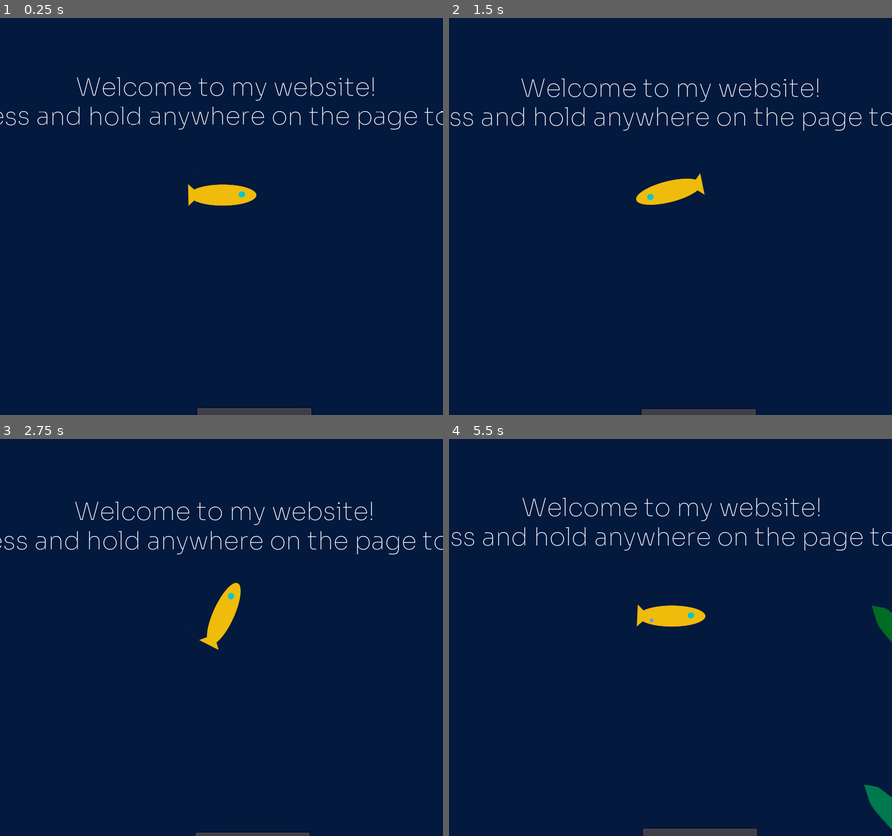
Above: before the commit, frames 1-4 (two rows, left to right).
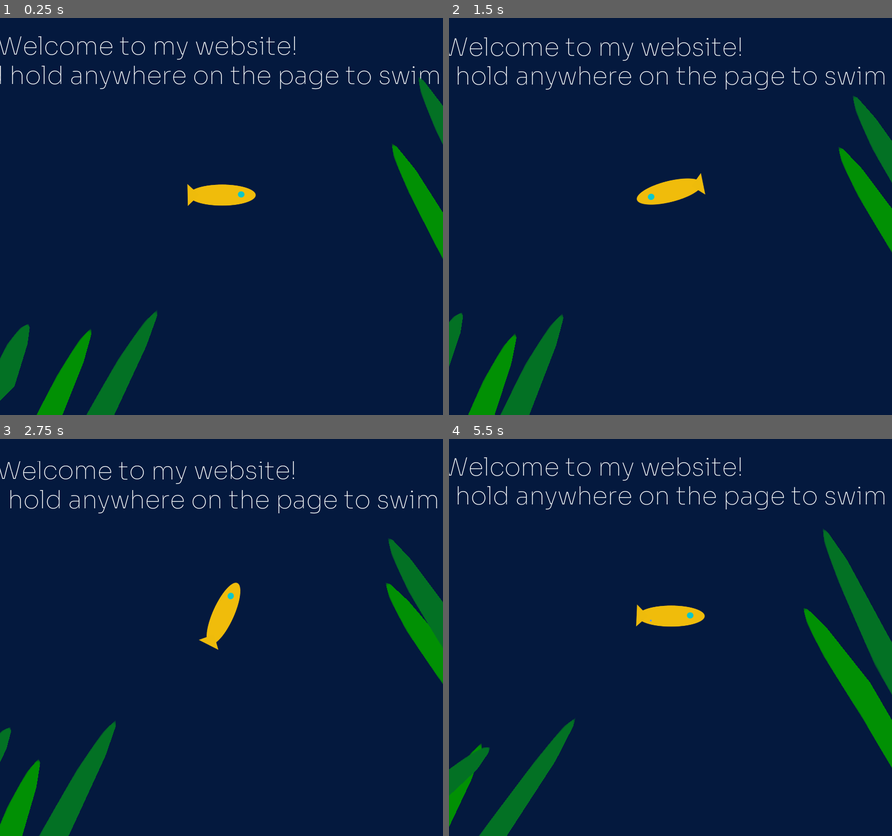
Above: after the commit, the same moments.

Repository: dchicchon/game_portfolio
Game: Godot game, scene res://scenes/Main.tscn
The game is run twice, just before and just after one commit, with the same random seed, the same clock (stepped at 60 frames per second) and the same inputs.
Inputs (mouse positions are in pixels of both pictures, inside the frame that each line leads up to):
- Up to frame 1 (0.25 s): no input
- Up to frame 2 (1.5 s): move the mouse to (767, 172) at 0.52 s; click (767, 172) at 0.67 s; move the mouse to (581, 216) at 1.27 s; click (581, 216) at 1.42 s
- Up to frame 3 (2.75 s): move the mouse to (265, 518) at 2.02 s; click (265, 518) at 2.17 s
- Up to frame 4 (5.5 s): move the mouse to (648, 701) at 2.77 s; click (648, 701) at 2.92 s; move the mouse to (803, 681) at 3.52 s; click (803, 681) at 3.67 s; move the mouse to (537, 546) at 4.27 s; click (537, 546) at 4.42 s; move the mouse to (692, 613) at 5.02 s; click (692, 613) at 5.17 s

The runs differ from the first frame. In frame 1, 7.2% of the frame differs, in the area x 0-100%, y 4-100%; in frame 2, 7.0%; in frame 3, 7.2%; in frame 4, 9.2%.

Commit message:
update to latest

Diff:
--- a/portfolio_godot/project.godot
+++ b/portfolio_godot/project.godot
@@ -16,9 +16,8 @@
 
 [display]
 
-window/size/width=1080
-window/size/height=1080
-window/size/fullscreen=true
+window/size/width=1000
+window/size/height=1000
 window/handheld/orientation="portrait"
 window/stretch/mode="2d"
 window/stretch/aspect="expand"
--- a/portfolio_godot/scenes/AnimationPlayer.gd
+++ b/portfolio_godot/scenes/AnimationPlayer.gd
@@ -2,8 +2,6 @@
 
 # Called when the node enters the scene tree for the first time.
 func _ready():
-	var end_seconds = get_current_animation_length()
-	var seconds = rand_range(0.0, 10.0)
-	print(seconds)
-	stop()
-	#seek(seconds, true)
+	play("seaweed_move")
+	var seconds = rand_range(0.0, 5.0)
+	seek(seconds, true)
--- /dev/null
+++ b/portfolio_godot/scenes/Block.tscn
@@ -0,0 +1,17 @@
+[gd_scene load_steps=3 format=2]
+
+[ext_resource path="res://colors/green.png" type="Texture" id=1]
+
+[sub_resource type="RectangleShape2D" id=1]
+extents = Vector2( 83.5, 493.5 )
+
+[node name="StaticBody2D" type="StaticBody2D"]
+collision_mask = 0
+
+[node name="CollisionShape2D" type="CollisionShape2D" parent="."]
+position = Vector2( -1.5, -0.5 )
+shape = SubResource( 1 )
+
+[node name="Sprite" type="Sprite" parent="."]
+scale = Vector2( 0.344342, 1.97919 )
+texture = ExtResource( 1 )
--- /dev/null
+++ b/portfolio_godot/scenes/FPS.gd
@@ -0,0 +1,4 @@
+extends Label
+
+func _process(_delta):
+	set_text(str(Engine.get_frames_per_second()))
--- a/portfolio_godot/scenes/Fish.tscn
+++ b/portfolio_godot/scenes/Fish.tscn
@@ -88,4 +88,5 @@
 emission_shape = 2
 emission_rect_extents = Vector2( 4, 1 )
 gravity = Vector2( 0, 30 )
+scale_amount = 0.5
 color = Color( 0.521569, 0.858824, 0.901961, 1 )
--- a/portfolio_godot/scenes/Main.tscn
+++ b/portfolio_godot/scenes/Main.tscn
@@ -6,7 +6,11 @@
 [ext_resource path="res://scenes/Player.tscn" type="PackedScene" id=4]
 [ext_resource path="res://scenes/Background.tscn" type="PackedScene" id=5]
 [ext_resource path="res://scenes/School.tscn" type="PackedScene" id=6]
-[ext_resource path="res://scenes/Seaweed.tscn" type="PackedScene" id=7]
+[ext_resource path="res://scenes/SeaweedPatch.tscn" type="PackedScene" id=7]
+[ext_resource path="res://scenes/Block.tscn" type="PackedScene" id=8]
+
+[sub_resource type="Theme" id=7]
+default_font = ExtResource( 3 )
 
 [sub_resource type="Curve2D" id=5]
 _data = {
@@ -18,9 +22,6 @@
 "points": PoolVector2Array( 0, 0, 0, 0, 2056, 16, 0, 0, 0, 0, 1448, 16, 0, 0, 0, 0, 1520, 3432, 0, 0, 0, 0, 2048, 3440, 0, 0, 0, 0, 2056, 16 )
 }
 
-[sub_resource type="Theme" id=7]
-default_font = ExtResource( 3 )
-
 [node name="Game" type="Node2D"]
 script = ExtResource( 2 )
 school_scene = ExtResource( 6 )
@@ -30,8 +31,101 @@
 scale = Vector2( 5.39567, 2.82496 )
 
 [node name="Player" parent="." instance=ExtResource( 4 )]
-position = Vector2( 500, 336 )
+position = Vector2( 543, 325 )
 z_index = 1
+
+[node name="Text" type="Control" parent="."]
+margin_right = 1416.0
+margin_bottom = 1216.0
+theme = SubResource( 7 )
+
+[node name="Label3" type="Label" parent="Text"]
+margin_left = 220.0
+margin_top = 90.0
+margin_right = 656.0
+margin_bottom = 136.0
+text = "Welcome to my website!"
+
+[node name="Control" parent="Text" instance=ExtResource( 1 )]
+margin_left = 465.0
+margin_top = 646.0
+margin_right = -896.0
+margin_bottom = -550.0
+
+[node name="Label" type="Label" parent="Text"]
+margin_left = 59.0
+margin_top = 132.0
+margin_right = 871.0
+margin_bottom = 178.0
+text = "Press and hold anywhere on the page to swim"
+
+[node name="left bound" parent="." instance=ExtResource( 8 )]
+position = Vector2( -35, 496 )
+scale = Vector2( 0.399999, 1 )
+
+[node name="right bound" parent="." instance=ExtResource( 8 )]
+position = Vector2( 1182, 528 )
+scale = Vector2( 0.311261, 1.33617 )
+
+[node name="seaweedPatches" type="Node2D" parent="."]
+
+[node name="SeaweedPatch5" parent="seaweedPatches" instance=ExtResource( 7 )]
+position = Vector2( -50.9999, 1292 )
+rotation = 0.639268
+scale = Vector2( 1, 2.12509 )
+
+[node name="SeaweedPatch6" parent="seaweedPatches" instance=ExtResource( 7 )]
+position = Vector2( 14.0001, 2792 )
+rotation = 0.496768
+scale = Vector2( 1, 2.12509 )
+
+[node name="SeaweedPatch7" parent="seaweedPatches" instance=ExtResource( 7 )]
+position = Vector2( 608, 2787 )
+rotation = 0.19409
+scale = Vector2( 1, 2.12509 )
+
+[node name="SeaweedPatch8" parent="seaweedPatches" instance=ExtResource( 7 )]
+position = Vector2( 526, 2626 )
+rotation = -0.121513
+scale = Vector2( 1, 0.908784 )
+
+[node name="SeaweedPatch9" parent="seaweedPatches" instance=ExtResource( 7 )]
+position = Vector2( 703, 2609 )
+rotation = 0.594801
+scale = Vector2( 1, 0.908784 )
+
+[node name="SeaweedPatch10" parent="seaweedPatches" instance=ExtResource( 7 )]
+position = Vector2( 991, 2632 )
+rotation = 0.636373
+scale = Vector2( 1, 0.908784 )
+
+[node name="SeaweedPatch" parent="seaweedPatches" instance=ExtResource( 7 )]
+position = Vector2( 27, 887 )
+rotation = 0.797195
+
+[node name="SeaweedPatch2" parent="seaweedPatches" instance=ExtResource( 7 )]
+position = Vector2( 1215, 602 )
+rotation = -0.369071
+
+[node name="SeaweedPatch3" parent="seaweedPatches" instance=ExtResource( 7 )]
+position = Vector2( 1201, 942 )
+rotation = -0.369071
+scale = Vector2( 1, 1.94216 )
+
+[node name="SeaweedPatch4" parent="seaweedPatches" instance=ExtResource( 7 )]
+position = Vector2( 1247, 904 )
+rotation = -0.14451
+scale = Vector2( 1, 1.94216 )
+
+[node name="SeaweedPatch12" parent="seaweedPatches" instance=ExtResource( 7 )]
+position = Vector2( 1219, 1552 )
+rotation = -0.515128
+scale = Vector2( 1, 1.94216 )
+
+[node name="SeaweedPatch11" parent="seaweedPatches" instance=ExtResource( 7 )]
+position = Vector2( 991, 2632 )
+rotation = 0.0781024
+scale = Vector2( 1, 1.0527 )
 
 [node name="LeftSchoolPath" type="Path2D" parent="."]
 position = Vector2( -179, 2 )
@@ -42,9 +136,6 @@
 position = Vector2( -359.626, 0 )
 rotate = false
 
-[node name="StartTimer" type="Timer" parent="."]
-autostart = true
-
 [node name="RightSchoolPath" type="Path2D" parent="."]
 curve = SubResource( 6 )
 
@@ -52,59 +143,8 @@
 position = Vector2( 2056, 16 )
 rotate = false
 
-[node name="UI" type="Control" parent="."]
-margin_right = 1416.0
-margin_bottom = 1216.0
-theme = SubResource( 7 )
-
-[node name="Control" parent="UI" instance=ExtResource( 1 )]
-margin_left = 465.0
-margin_top = 646.0
-margin_right = -896.0
-margin_bottom = -550.0
-
-[node name="Welcome" type="Container" parent="UI"]
-margin_left = 265.0
-margin_top = 162.0
-margin_right = 988.0
-margin_bottom = 305.0
-
-[node name="Label3" type="Label" parent="UI/Welcome"]
-margin_left = 25.0
-margin_top = -2.0
-margin_right = 461.0
-margin_bottom = 44.0
-text = "Welcome to my website!"
-
-[node name="Label" type="Label" parent="UI/Welcome"]
-margin_left = -136.0
-margin_top = 40.0
-margin_right = 237.0
-margin_bottom = 61.0
-text = "Press and hold anywhere on the page to swim"
-
-[node name="seaweed_dark" parent="." instance=ExtResource( 7 )]
-modulate = Color( 0.0235294, 0.678431, 0.278431, 1 )
-position = Vector2( 588, 211 )
-rotation = -0.374787
-scale = Vector2( 1.0488, 1.88528 )
-
-[node name="seaweed_dark2" parent="." instance=ExtResource( 7 )]
-modulate = Color( 0.0235294, 0.678431, 0.278431, 1 )
-position = Vector2( 596, 613 )
-rotation = -0.374787
-scale = Vector2( 1.0488, 1.88528 )
-
-[node name="seaweed_light" parent="." instance=ExtResource( 7 )]
-modulate = Color( 0.0392157, 0.760784, 0.607843, 1 )
-position = Vector2( 577, 469 )
-rotation = -0.374787
-scale = Vector2( 1.0488, 1.88528 )
-
-[node name="seaweed_light2" parent="." instance=ExtResource( 7 )]
-modulate = Color( 0.0392157, 0.760784, 0.607843, 1 )
-position = Vector2( 716, 566 )
-rotation = -0.374787
-scale = Vector2( 1.0488, 1.88528 )
+[node name="StartTimer" type="Timer" parent="."]
+wait_time = 2.0
+autostart = true
 
 [connection signal="timeout" from="StartTimer" to="." method="_on_StartTimer_timeout"]
--- a/portfolio_godot/scenes/Node2D.gd
+++ b/portfolio_godot/scenes/Node2D.gd
@@ -1,5 +1,5 @@
 
 extends Node2D
 
-func _process(delta):
+func _process(_delta):
 	global_rotation = 0;
--- a/portfolio_godot/scenes/Platform.tscn
+++ b/portfolio_godot/scenes/Platform.tscn
@@ -5,7 +5,7 @@
 [sub_resource type="RectangleShape2D" id=1]
 extents = Vector2( 250, 62.5001 )
 
-[node name="RigidBody2D" type="StaticBody2D"]
+[node name="Platform" type="StaticBody2D"]
 scale = Vector2( 0.639999, 0.639999 )
 
 [node name="Sprite" type="Sprite" parent="."]
--- a/portfolio_godot/scenes/Player.gd
+++ b/portfolio_godot/scenes/Player.gd
@@ -8,9 +8,6 @@
 var speed = 0
 var max_speed = 110
 var acceleration = 200
-
-#func _ready():
-#	$SpeedNode/Speed.text = var2str(player_velocity)
 
 func move_tail_animation():
 	tail_animation.play("swim")
--- a/portfolio_godot/scenes/Player.tscn
+++ b/portfolio_godot/scenes/Player.tscn
@@ -1,8 +1,7 @@
-[gd_scene load_steps=5 format=2]
+[gd_scene load_steps=4 format=2]
 
 [ext_resource path="res://scenes/Fish.tscn" type="PackedScene" id=1]
 [ext_resource path="res://scenes/Player.gd" type="Script" id=2]
-[ext_resource path="res://scenes/SpeedNode.gd" type="Script" id=3]
 
 [sub_resource type="CapsuleShape2D" id=1]
 radius = 45.3429
@@ -30,22 +29,12 @@
 self_modulate = Color( 1, 0.784314, 0.0470588, 1 )
 
 [node name="Camera2D" type="Camera2D" parent="."]
+position = Vector2( 40, 0 )
 current = true
 limit_left = 0
 limit_top = 0
-limit_right = 1000
+limit_right = 1153
 limit_bottom = 2500
 editor_draw_limits = true
 
-[node name="SpeedNode" type="Node2D" parent="."]
-position = Vector2( -960, -56 )
-script = ExtResource( 3 )
-
-[node name="Speed" type="Label" parent="."]
-margin_left = -1680.0
-margin_top = -72.0
-margin_right = -240.0
-margin_bottom = -42.0
-text = "testing"
-
 [editable path="Fish"]
--- a/portfolio_godot/scenes/School.gd
+++ b/portfolio_godot/scenes/School.gd
@@ -4,7 +4,7 @@
 export var color2 = Color()
 export var color3 = Color()
 export var scale_min = 0.05
-export var scale_max = 1
+export var scale_max = 1.00
 export var speed_min = 150.0
 export var speed_max = 200.0
 
--- a/portfolio_godot/scenes/School.tscn
+++ b/portfolio_godot/scenes/School.tscn
@@ -17,6 +17,7 @@
 color2 = Color( 0.0470588, 0.592157, 0.517647, 1 )
 color3 = Color( 0.0352941, 0.584314, 0.8, 1 )
 scale_min = 0.1
+scale_max = 0.9
 speed_min = 100.0
 speed_max = 150.0
 
--- a/portfolio_godot/scenes/Seaweed.gd
+++ /dev/null
@@ -1,8 +0,0 @@
-extends Node2D
-
-# Called every frame. 'delta' is the elapsed time since the previous frame.
-#func _process(delta):
-#	pass
-
-func _ready():
-	pass
--- a/portfolio_godot/scenes/Seaweed.tscn
+++ b/portfolio_godot/scenes/Seaweed.tscn
@@ -1,8 +1,7 @@
-[gd_scene load_steps=6 format=2]
+[gd_scene load_steps=5 format=2]
 
 [ext_resource path="res://assets/seaweed.png" type="Texture" id=1]
 [ext_resource path="res://scenes/AnimationPlayer.gd" type="Script" id=2]
-[ext_resource path="res://scenes/Seaweed.gd" type="Script" id=3]
 
 [sub_resource type="Animation" id=2]
 length = 0.001
@@ -109,21 +108,20 @@
 "values": [ 15.1336, -42.0879, 26.4442 ]
 }
 
-[node name="Node" type="Node2D"]
+[node name="Seaweed" type="Node2D"]
 
 [node name="Seaweed" type="Polygon2D" parent="."]
 position = Vector2( -32, 2 )
 texture = ExtResource( 1 )
 skeleton = NodePath("../Skeleton2D")
-polygon = PoolVector2Array( 263.863, 75.4352, 252.85, 89.5322, 247.564, 129.62, 248.004, 166.184, 246.683, 217.726, 247.123, 280.281, 248.445, 334.466, 248.445, 405.391, 248.445, 461.779, 250.207, 485.567, 256.815, 494.378, 269.59, 494.378, 280.163, 485.567, 282.366, 462.66, 281.925, 405.391, 280.163, 335.788, 281.925, 282.043, 283.247, 218.607, 282.366, 166.625, 281.925, 127.858, 276.198, 89.5322 )
-uv = PoolVector2Array( 263.863, 75.4352, 252.85, 89.5322, 247.564, 129.62, 248.004, 166.184, 246.683, 217.726, 247.123, 280.281, 248.445, 334.466, 248.445, 405.391, 248.445, 461.779, 250.207, 485.567, 256.815, 494.378, 269.59, 494.378, 280.163, 485.567, 282.366, 462.66, 281.925, 405.391, 280.163, 335.788, 281.925, 282.043, 283.247, 218.607, 282.366, 166.625, 281.925, 127.858, 276.198, 89.5322 )
+polygon = PoolVector2Array( 265.607, 72.8393, 258.111, 77.9367, 252.114, 95.7778, 246.867, 137.757, 248.066, 207.622, 247.514, 307.271, 248.114, 361.244, 247.676, 439.402, 247.526, 483.33, 255.022, 492.625, 270.315, 493.825, 279.91, 484.38, 281.709, 437.453, 281.859, 360.542, 281.391, 305.274, 280.912, 206.451, 281.727, 136.308, 276.33, 94.6288, 269.583, 77.0876 )
+uv = PoolVector2Array( 265.607, 72.8393, 258.111, 77.9367, 252.114, 95.7778, 246.867, 137.757, 248.066, 207.622, 247.514, 307.271, 248.114, 361.244, 247.676, 439.402, 247.526, 483.33, 255.022, 492.625, 270.315, 493.825, 279.91, 484.38, 281.709, 437.453, 281.859, 360.542, 281.391, 305.274, 280.912, 206.451, 281.727, 136.308, 276.33, 94.6288, 269.583, 77.0876 )
 polygons = [ PoolIntArray( 1, 0, 20 ), PoolIntArray( 1, 2, 19, 20 ), PoolIntArray( 3, 2, 19, 18 ), PoolIntArray( 4, 3, 18, 17 ), PoolIntArray( 4, 5, 16, 17 ), PoolIntArray( 5, 6, 15, 16 ), PoolIntArray( 6, 7, 14, 15 ), PoolIntArray( 7, 8, 13, 14 ), PoolIntArray( 8, 9, 10, 11, 12, 13 ) ]
-bones = [ "Bone2D", PoolRealArray( 0, 0, 0, 0, 0, 0, 0, 0.68, 0.68, 0.68, 0.68, 0.68, 0.68, 0.68, 0.68, 0, 0, 0, 0, 0, 0 ), "Bone2D/Bone2D2", PoolRealArray( 0, 0, 0, 0, 0.68, 0.68, 0.68, 0, 0, 0, 0, 0, 0, 0, 0, 0.68, 0.68, 0.68, 0, 0, 0 ), "Bone2D/Bone2D2/Bone2D3", PoolRealArray( 0, 0, 0.68, 0.68, 0.68, 0, 0, 0, 0, 0, 0, 0, 0, 0, 0, 0, 0, 0.68, 0.68, 0.68, 0 ), "Bone2D/Bone2D2/Bone2D3/Bone2D4", PoolRealArray( 0.68, 0.68, 0.68, 0.68, 0, 0, 0, 0, 0, 0, 0, 0, 0, 0, 0, 0, 0, 0, 0.68, 0.68, 0.68 ) ]
-script = ExtResource( 3 )
+bones = [ "Bone2D", PoolRealArray( 0, 0, 0, 0, 0, 0, 1, 1, 1, 1, 1, 1, 1, 1, 0, 0, 0, 0, 0 ), "Bone2D/Bone2D2", PoolRealArray( 0, 0, 0, 0, 0.5, 1, 1, 0, 0, 0, 0, 0, 0, 1, 1, 0.5, 0, 0, 0 ), "Bone2D/Bone2D2/Bone2D3", PoolRealArray( 0, 0, 0, 0.5, 1, 0.5, 0, 0, 0, 0, 0, 0, 0, 0, 0.5, 1, 0.5, 0, 0 ), "Bone2D/Bone2D2/Bone2D3/Bone2D4", PoolRealArray( 1, 1, 1, 1, 0, 0, 0, 0, 0, 0, 0, 0, 0, 0, 0, 0, 1, 1, 1 ) ]
 
 [node name="AnimationPlayer" type="AnimationPlayer" parent="Seaweed"]
-autoplay = "seaweed_move"
 playback_default_blend_time = 1000.0
+playback_speed = 0.75
 anims/RESET = SubResource( 2 )
 anims/seaweed_move = SubResource( 1 )
 script = ExtResource( 2 )
@@ -149,7 +147,7 @@
 
 [node name="Bone2D3" type="Bone2D" parent="Skeleton2D/Bone2D/Bone2D2"]
 position = Vector2( 97.3674, -11.117 )
-rotation = -0.368243
+rotation = -0.368244
 rest = Transform2D( 1, 0, 0, 1, 97.3674, -11.117 )
 __meta__ = {
 "_edit_bone_": true
--- /dev/null
+++ b/portfolio_godot/scenes/SeaweedPatch.tscn
@@ -0,0 +1,33 @@
+[gd_scene load_steps=2 format=2]
+
+[ext_resource path="res://scenes/Seaweed.tscn" type="PackedScene" id=1]
+
+[node name="SeaweedPatch" type="Node2D"]
+rotation = 0.0133528
+
+[node name="Node" parent="." instance=ExtResource( 1 )]
+modulate = Color( 0.027451, 0.768627, 0.141176, 1 )
+position = Vector2( -337.587, -236.491 )
+rotation = -0.128843
+scale = Vector2( 0.985036, 0.89211 )
+
+[node name="Node5" parent="." instance=ExtResource( 1 )]
+modulate = Color( 0.0392157, 0.905882, 0.0313726, 1 )
+position = Vector2( -349.227, -499.665 )
+rotation = -0.128843
+scale = Vector2( 0.985036, 1.46682 )
+
+[node name="Node2" parent="." instance=ExtResource( 1 )]
+modulate = Color( 0.0745098, 0.709804, 0.278431, 1 )
+position = Vector2( -267.823, -579.358 )
+rotation = 0.00593545
+scale = Vector2( 1, 1.60066 )
+
+[node name="Node4" parent="." instance=ExtResource( 1 )]
+modulate = Color( 0.0745098, 0.709804, 0.278431, 1 )
+position = Vector2( -239, -355 )
+rotation = -0.0252169
+
+[node name="Node3" parent="." instance=ExtResource( 1 )]
+position = Vector2( -291, -322 )
+rotation = -0.132162
--- /dev/null
+++ b/portfolio_godot/scenes/Whale.tscn
@@ -0,0 +1,74 @@
+[gd_scene load_steps=5 format=2]
+
+[ext_resource path="res://assets/whale.png" type="Texture" id=1]
+
+[sub_resource type="Animation" id=2]
+length = 0.001
+tracks/0/type = "value"
+tracks/0/path = NodePath(".:rotation_degrees")
+tracks/0/interp = 1
+tracks/0/loop_wrap = true
+tracks/0/imported = false
+tracks/0/enabled = true
+tracks/0/keys = {
+"times": PoolRealArray( 0 ),
+"transitions": PoolRealArray( 1 ),
+"update": 0,
+"values": [ 0.0 ]
+}
+
+[sub_resource type="Animation" id=3]
+resource_name = "swim"
+length = 5.0
+loop = true
+tracks/0/type = "value"
+tracks/0/path = NodePath(".:rotation_degrees")
+tracks/0/interp = 1
+tracks/0/loop_wrap = true
+tracks/0/imported = false
+tracks/0/enabled = true
+tracks/0/keys = {
+"times": PoolRealArray( 0, 3 ),
+"transitions": PoolRealArray( 1, 1 ),
+"update": 0,
+"values": [ 0.0, 10.0 ]
+}
+
+[sub_resource type="CapsuleShape2D" id=1]
+radius = 122.0
+height = 462.0
+
+[node name="Whale" type="RigidBody2D"]
+collision_layer = 0
+collision_mask = 0
+gravity_scale = 0.0
+linear_damp = 0.0
+
+[node name="polygons" type="Node2D" parent="."]
+modulate = Color( 0.74902, 0.92549, 0.992157, 1 )
+position = Vector2( 84, 4 )
+
+[node name="Body" type="Polygon2D" parent="polygons"]
+self_modulate = Color( 0.996078, 1, 1, 1 )
+position = Vector2( -83, -5 )
+offset = Vector2( -407, -492 )
+texture = ExtResource( 1 )
+polygon = PoolVector2Array( 345.554, 435.821, 454.509, 418.657, 587.345, 402.239, 677.643, 411.94, 723.166, 430.597, 750.031, 466.418, 758.24, 513.433, 703.016, 564.179, 611.972, 586.567, 451.524, 596.269, 352.27, 573.134, 250.778, 529.851, 189.584, 493.284, 141.822, 478.358, 82.8672, 498.507, 111.972, 455.224, 81.3746, 391.791, 158.24, 441.791, 254.509, 447.015 )
+uv = PoolVector2Array( 345.554, 435.821, 454.509, 418.657, 587.345, 402.239, 677.643, 411.94, 723.166, 430.597, 750.031, 466.418, 758.24, 513.433, 703.016, 564.179, 611.972, 586.567, 451.524, 596.269, 352.27, 573.134, 250.778, 529.851, 189.584, 493.284, 141.822, 478.358, 82.8672, 498.507, 111.972, 455.224, 81.3746, 391.791, 158.24, 441.791, 254.509, 447.015 )
+
+[node name="Fin" type="Polygon2D" parent="polygons"]
+position = Vector2( 19, 4 )
+offset = Vector2( -282, -581 )
+texture = ExtResource( 1 )
+polygon = PoolVector2Array( 253.896, 578.449, 228.778, 601.909, 206.74, 638.638, 194.181, 669.207, 183.043, 701.672, 189.204, 706.885, 208.162, 704.041, 254.37, 651.435, 296.313, 597.88, 300.105, 578.686, 285.887, 568.496 )
+uv = PoolVector2Array( 253.896, 578.449, 228.778, 601.909, 206.74, 638.638, 194.181, 669.207, 183.043, 701.672, 189.204, 706.885, 208.162, 704.041, 254.37, 651.435, 296.313, 597.88, 300.105, 578.686, 285.887, 568.496 )
+
+[node name="AnimationPlayer" type="AnimationPlayer" parent="polygons/Fin"]
+autoplay = "swim"
+anims/RESET = SubResource( 2 )
+anims/swim = SubResource( 3 )
+
+[node name="CollisionShape2D" type="CollisionShape2D" parent="."]
+visible = false
+rotation = 1.5708
+shape = SubResource( 1 )
Binary file added: portfolio_godot/assets/whale.png
Not shown, added: portfolio_godot/assets/whale.png.import
Not shown: 1 places in portfolio_godot/scenes/Main.tscn that only renumber resources
Binary file added: portfolio_godot/scenes/whale.png
Not shown, added: portfolio_godot/scenes/whale.png.import
